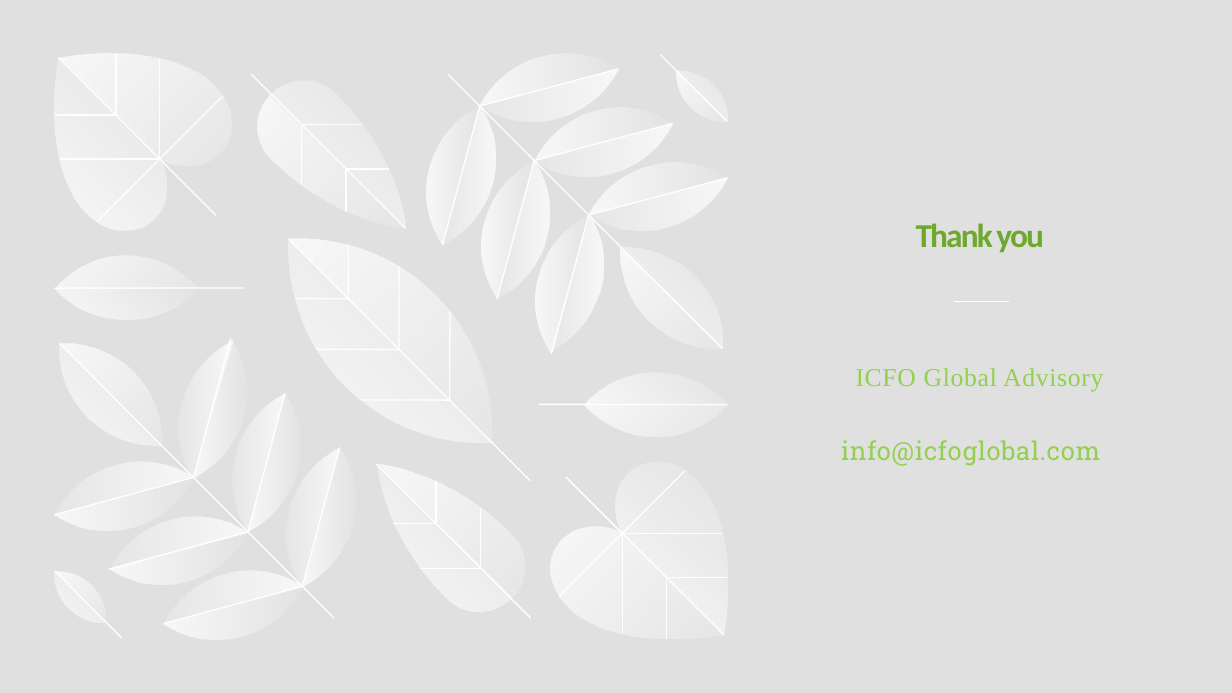
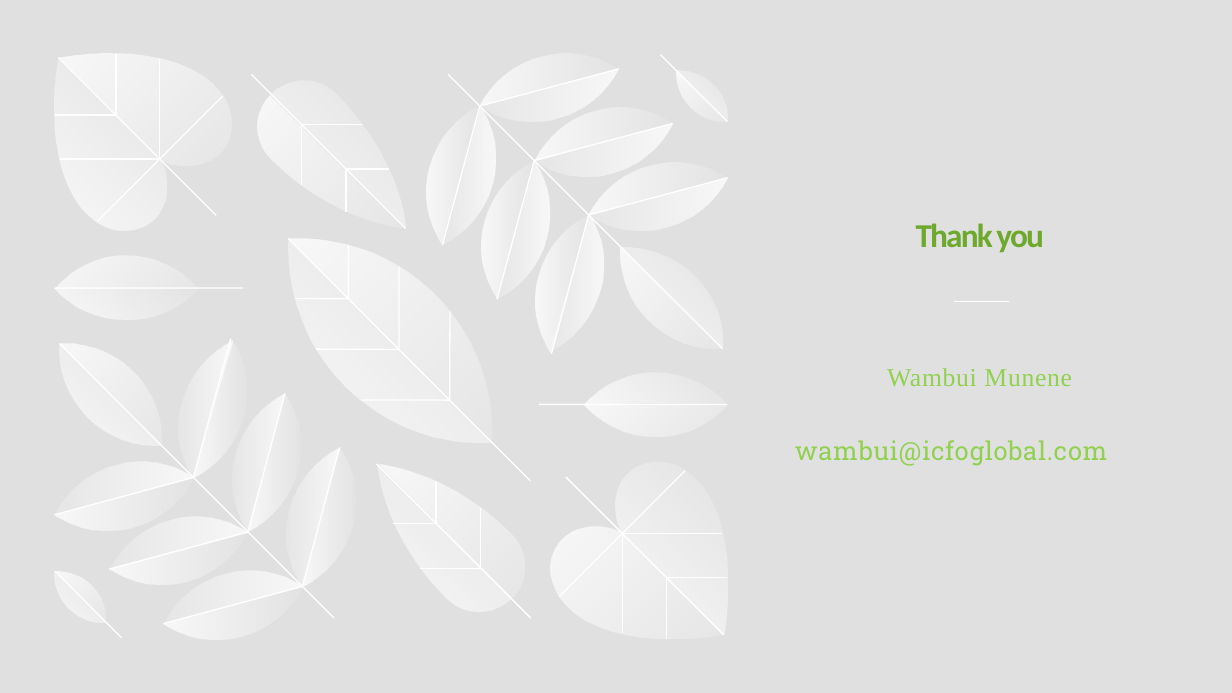
Before and after one commit to WambuiMunene/Phase-3-Project, a slide deck: slide 9 of Presentation.pptx (slide 10 before the commit). Drawn at 1232x693 pixels with LibreOffice and Linux fonts; fonts in the diff are those of the drawing. Boxes give left, top, right and bottom in pixels: in the first picture for what was removed or moved away, otherwise in the second. Text is boxed around its words. In the diff, an @@ line names an element or a change of style, - is before the commit and + after.

```diff
--- a/Presentation.pptx
+++ b/Presentation.pptx
@@ text at bbox=[795, 368, 1108, 466]: text changed @@
-ICFO Global Advisory
-info@icfoglobal.com
+Wambui Munene
+wambui@icfoglobal.com
```
Also in this commit, not shown: 2 other slides changed, 2 slides added, 3 slides removed, 2 other files.
